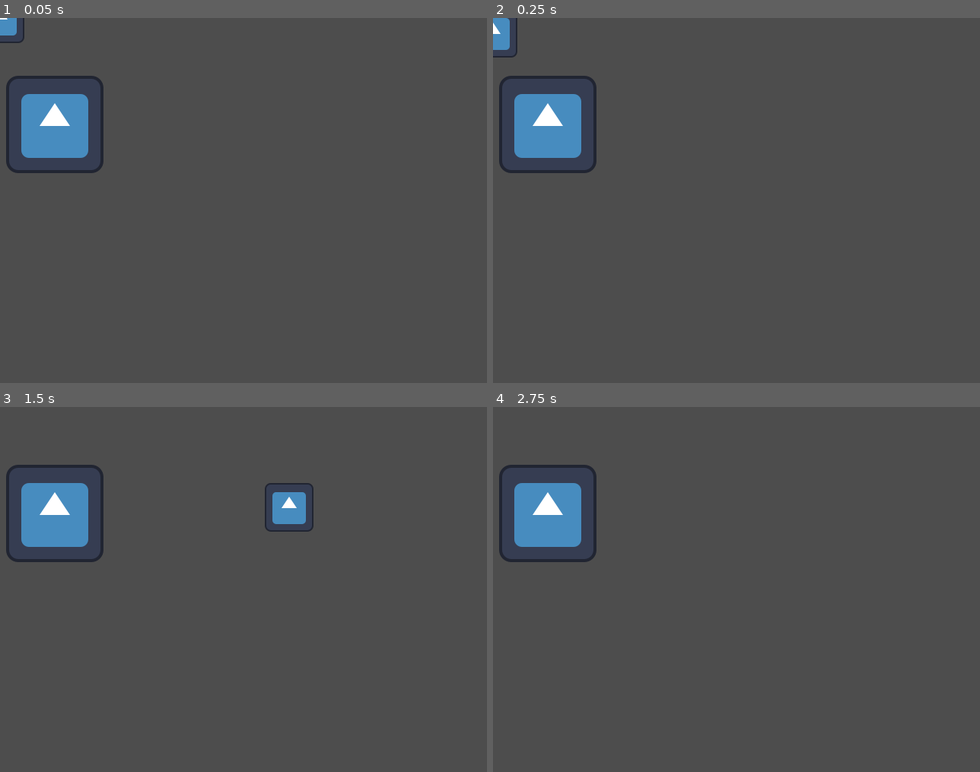
Above: before the commit, frames 1-4 (two rows, left to right).
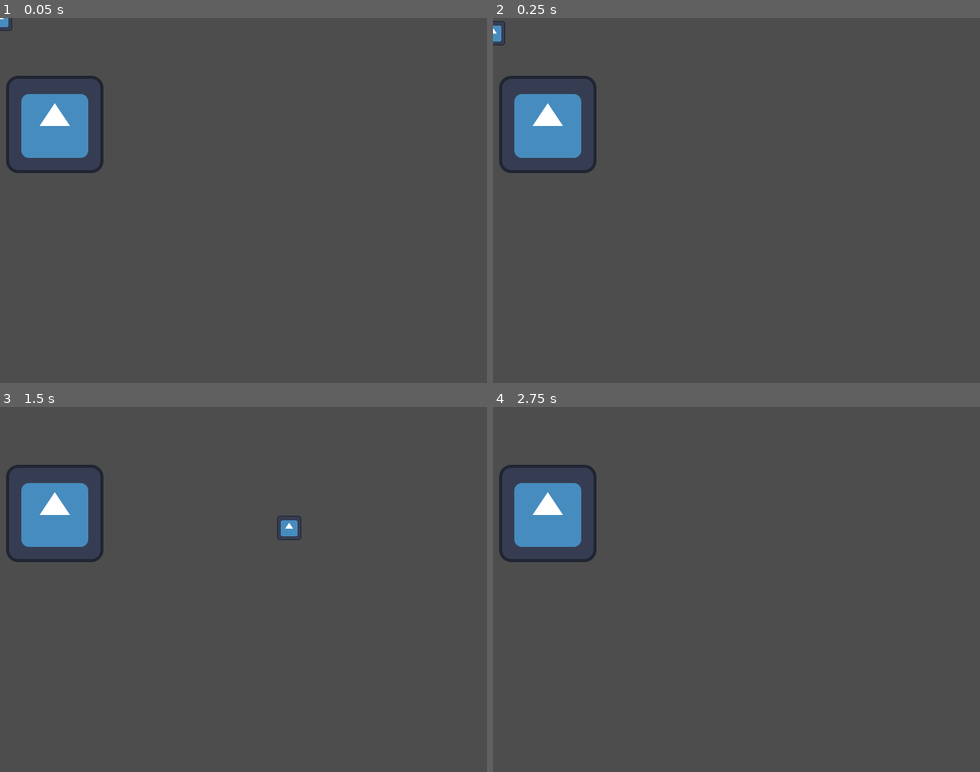
Above: after the commit, the same moments.

Repository: LorisSuperstar/jumpKing
Game: Godot game, scene res://node_2d.tscn
Two runs of this game, one before a commit and one after it. Both use one fixed random seed, a clock stepped at 60 frames per second and the inputs below. The engine's default icon, where the game draws it, is replaced by a stand-in: a white triangle on a blue panel in a dark square.
Inputs:
- Up to frame 1 (0.05 s): no input
- Up to frame 2 (0.25 s): no input
- Up to frame 3 (1.5 s): hold Right (move_right) from 0.53 s (still down)
- Up to frame 4 (2.75 s): release Right (move_right) at 2.03 s; hold Left (move_left) from 2.03 s (still down)

The runs differ from the first frame. In frame 1, 0.2% of the frame differs, in the area x 0-5%, y 0-7%; in frame 2, 0.3%; in frame 3, 0.8%, in the area x 54-65%, y 20-37%; in frame 4, nothing differs.

Commit message:
amke player smaller

Diff:
--- a/node_2d.tscn
+++ b/node_2d.tscn
@@ -141,6 +141,7 @@
 [node name="Node2D" type="Node2D" unique_id=1526866548]
 
 [node name="Player" parent="." unique_id=1211196818 instance=ExtResource("1_wtcfe")]
+scale = Vector2(0.5, 0.5)
 
 [node name="TileMapLayer" type="TileMapLayer" parent="." unique_id=1293858905]
 position = Vector2(408, 444)
--- a/project.godot
+++ b/project.godot
@@ -19,6 +19,7 @@
 
 window/size/viewport_width=640
 window/size/viewport_height=480
+window/size/mode=2
 window/stretch/mode="viewport"
 
 [input]
